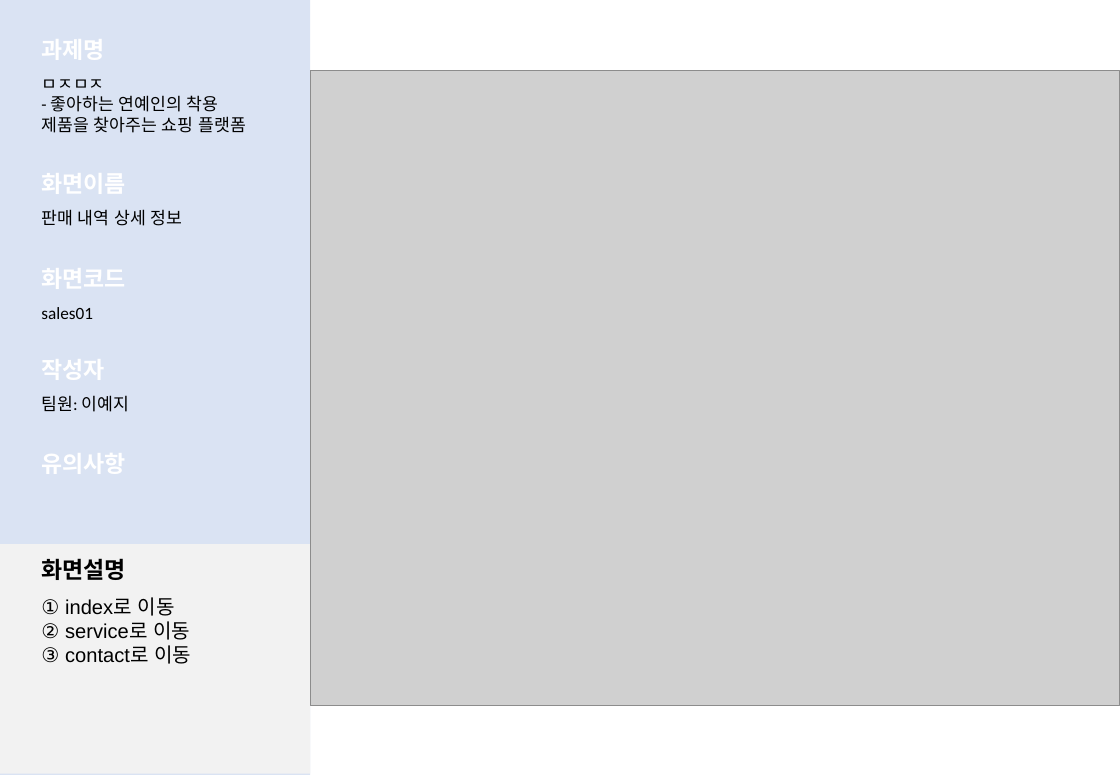
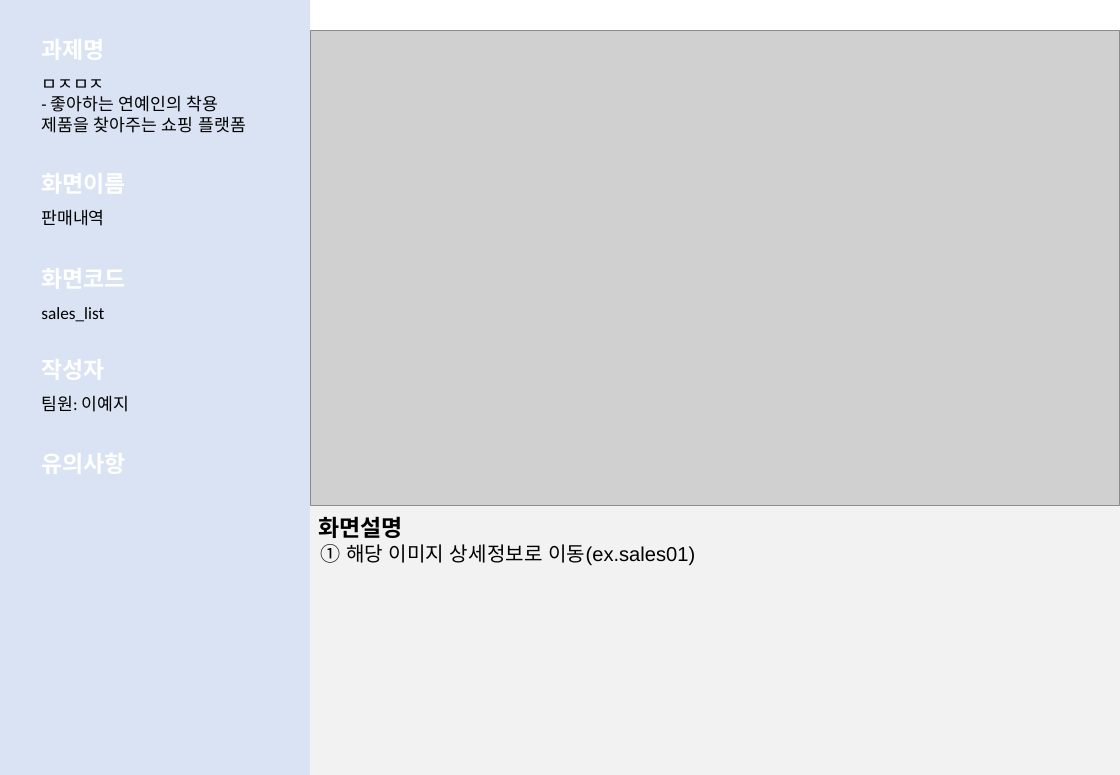
Before and after one commit to LeticiaKang/Project_Idol-Fandom-WebPlaform, a slide deck: slide 19 of 1. 산출문서/화면설계서(실전)/화면설계서_서식(1조. HappyVirus) (실전).pptx (slide 18 before the commit). Drawn at 1120x775 pixels with LibreOffice and Linux fonts; fonts in the diff are those of the drawing; grey boxes stand for pictures. Boxes give left, top, right and bottom in pixels: in the first picture for what was removed or moved away, otherwise in the second. Text is boxed around its words. In the diff, an @@ line names an element or a change of style, - is before the commit and + after.

Commit message:
산출문서 수정
- 화면설계서
- 데이터베이스 요구사항 분석서

```diff
--- a/1. 산출문서/화면설계서(실전)/화면설계서_서식(1조. HappyVirus) (실전).pptx
+++ b/1. 산출문서/화면설계서(실전)/화면설계서_서식(1조. HappyVirus) (실전).pptx
@@ picture: place and size @@
-picture at [310, 70, 1120, 706]
+picture at [310, 31, 1120, 506]
@@ text at [41, 209, 104, 226]: text changed @@
-판매 내역 상세 정보
+판매내역
@@ text at [41, 307, 104, 322]: text changed @@
-sales01
+sales_list
@@ text "화면설명": place and size @@
-text "화면설명" at [41, 558, 125, 580]
+text "화면설명" at [318, 516, 402, 538]
@@ rectangle: place and size @@
-rectangle at [0, 545, 310, 775]
+rectangle at [310, 506, 1120, 775]
@@ text at [320, 544, 695, 565]: text changed @@
-① index로 이동
-② service로 이동
-③ contact로 이동
+① 해당 이미지 상세정보로 이동(ex.sales01)
```
Also in this commit, not shown: 15 other slides changed, 2 slides added, 1 other file.
